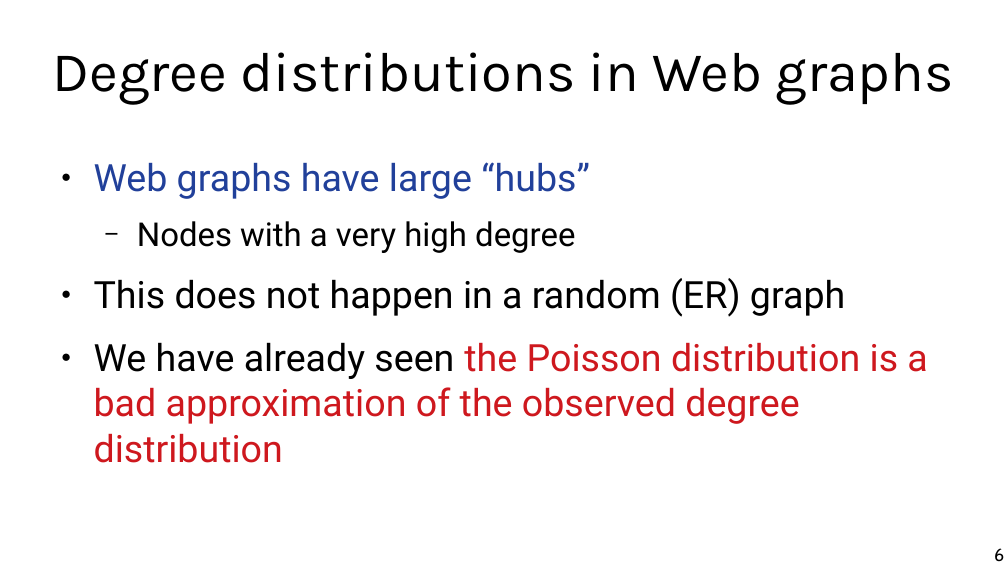
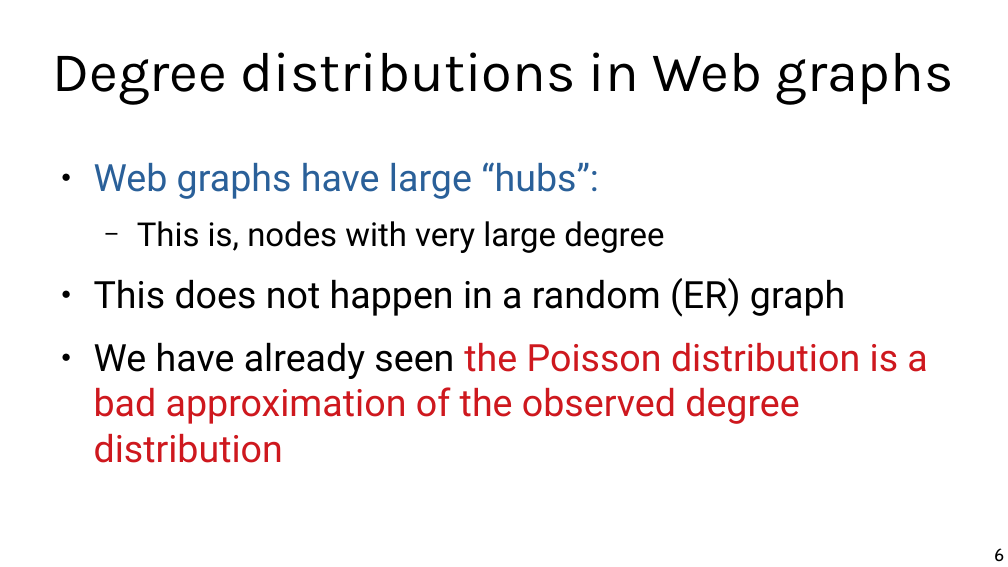
Before and after one commit to chatox/networks-science-course, a slide deck: slide 6 of theory/odp/tt13-scale_free_networks.odp. Drawn at 1008x567 pixels with LibreOffice and Linux fonts; fonts in the diff are those of the drawing. Boxes give left, top, right and bottom in pixels: in the first picture for what was removed or moved away, otherwise in the second. Text is boxed around its words. In the diff, an @@ line names an element or a change of style, - is before the commit and + after.

```diff
--- a/theory/odp/tt13-scale_free_networks.odp
+++ b/theory/odp/tt13-scale_free_networks.odp
@@ text at bbox=[94, 162, 664, 253]: text changed; size 29.6 to 25.9 pt; text colour #21409A to #000000 @@
-● Web graphs have large “hubs”
-  − Nodes with a very high degree
+● Web graphs have large “hubs”:
+  − This is, nodes with very large degree
```
Also in this commit, not shown: 8 other slides changed, 7 other files.
